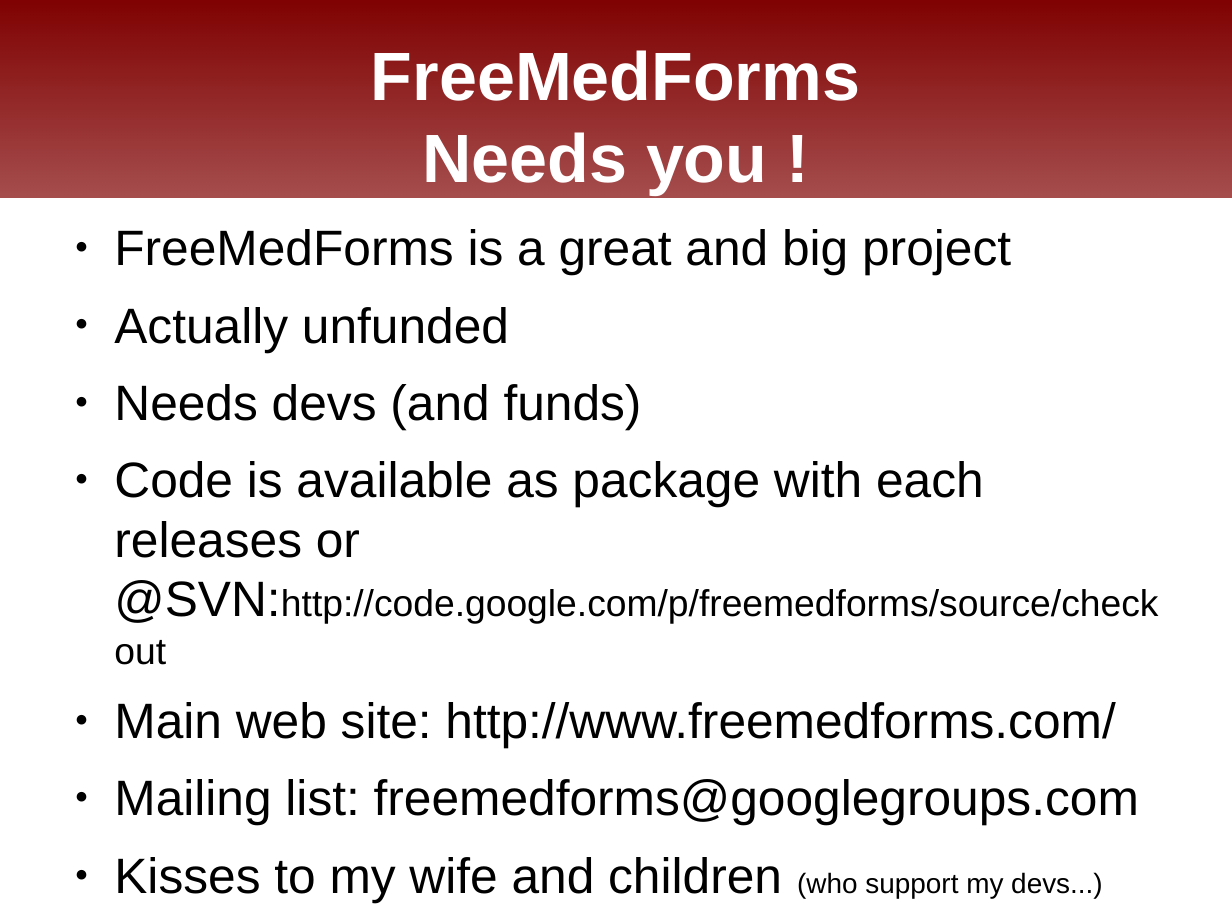
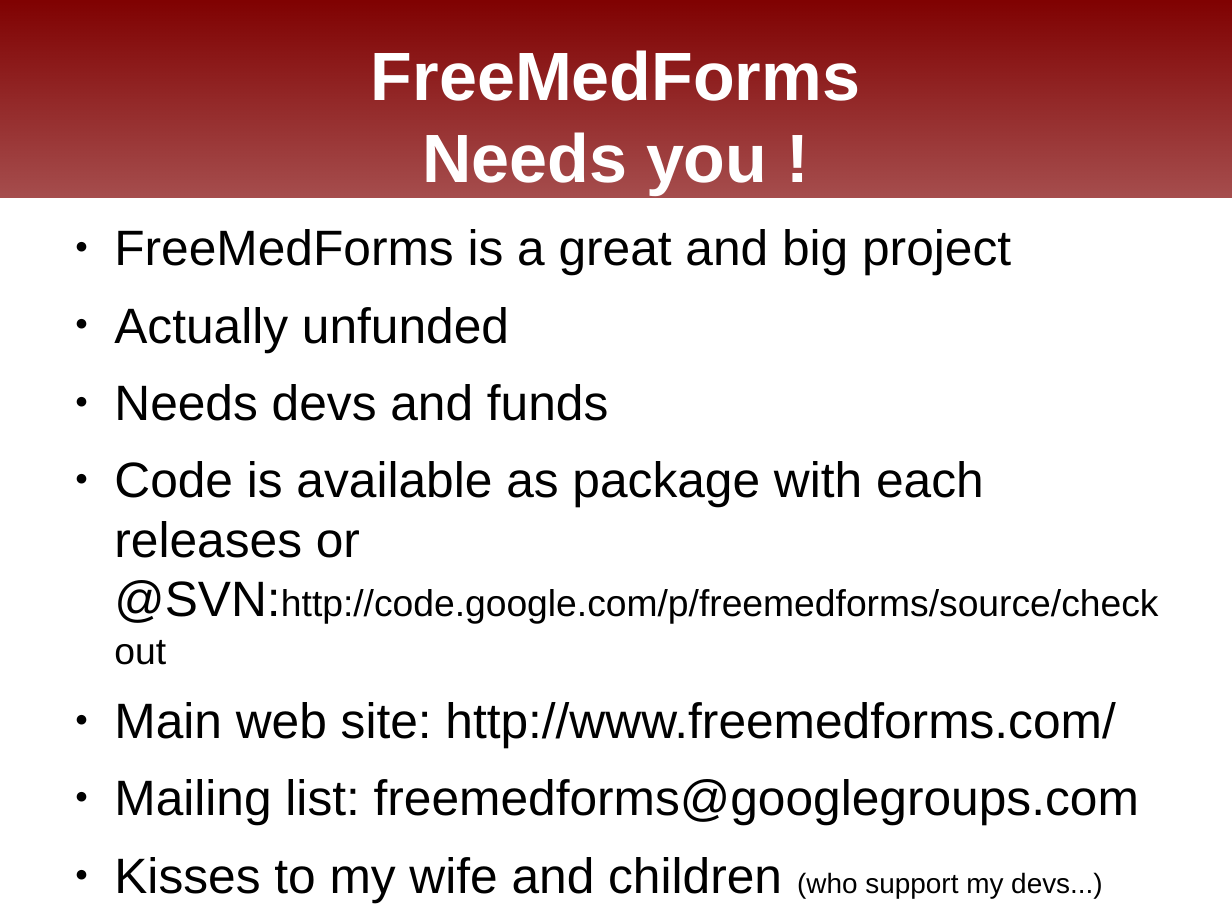
Before and after one commit to FreeHealth/freehealth, a slide deck: slide 12 of science/freemedforms_fosdem2011.odp (slide 14 before the commit). Drawn at 1232x924 pixels with LibreOffice and Linux fonts; fonts in the diff are those of the drawing; background and template pictures are left out. Boxes give left, top, right and bottom in pixels: in the first picture for what was removed or moved away, otherwise in the second. Text is boxed around its words. In the diff, an @@ line names an element or a change of style, - is before the commit and + after.

```diff
--- a/science/freemedforms_fosdem2011.odp
+++ b/science/freemedforms_fosdem2011.odp
@@ text at [114, 384, 608, 421]: text changed @@
-● Needs devs (and funds)
+● Needs devs and funds
```
Also in this commit, not shown: 5 other slides changed, 2 slides removed.
